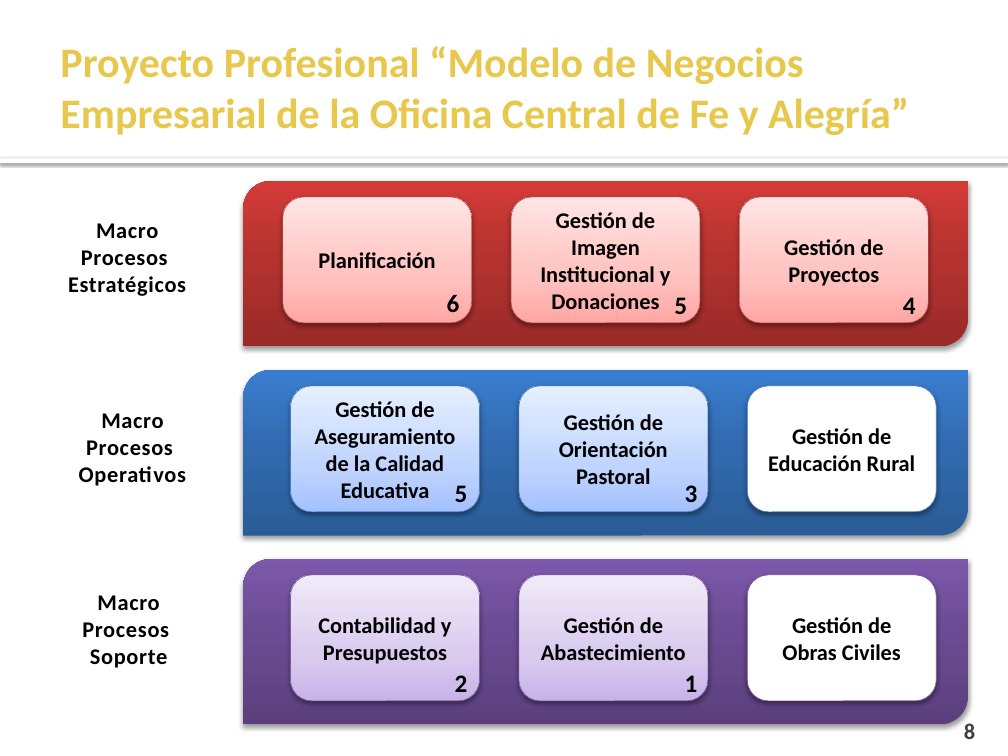
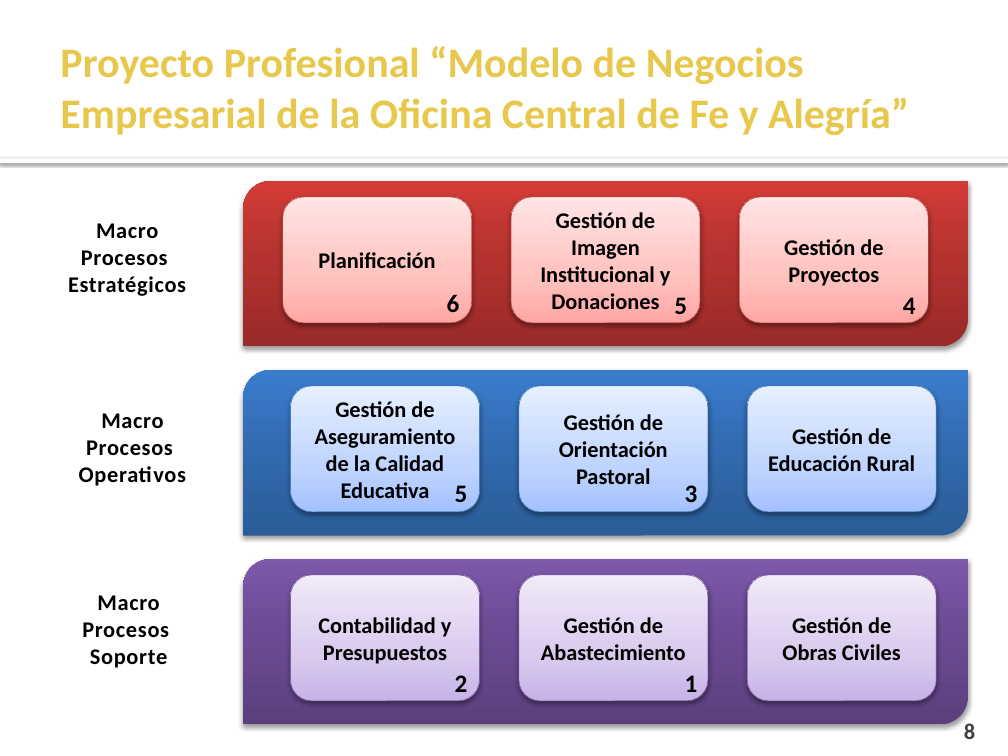
Before and after one commit to cms/proyecto-fya, a slide deck: slide 8 of Presentacion Final Ciclo 2011-1/Presentación Semana 17.pptx. Drawn at 1008x756 pixels with LibreOffice and Linux fonts; fonts in the diff are those of the drawing; background and template pictures are left out. Boxes give left, top, right and bottom in pixels: in the first picture for what was removed or moved away, otherwise in the second. Text is boxed around its words. In the diff, an @@ line names an element or a change of style, - is before the commit and + after.

```diff
--- a/Presentacion Final Ciclo 2011-1/Presentación Semana 17.pptx
+++ b/Presentacion Final Ciclo 2011-1/Presentación Semana 17.pptx
@@ rounded rectangle "Gestión de Educación Rural" at bbox=[747, 386, 936, 512]: fill #FFFFFF to gradient #A4C4FF to #BFD4FF to #E6EEFF @@
@@ rounded rectangle "Gestión de Obras Civiles" at bbox=[747, 575, 936, 701]: fill #FFFFFF to gradient #C9B5E8 to #D8CBEE to #F0EAF9 @@
```
Also in this commit, not shown: 12 other slides changed.
